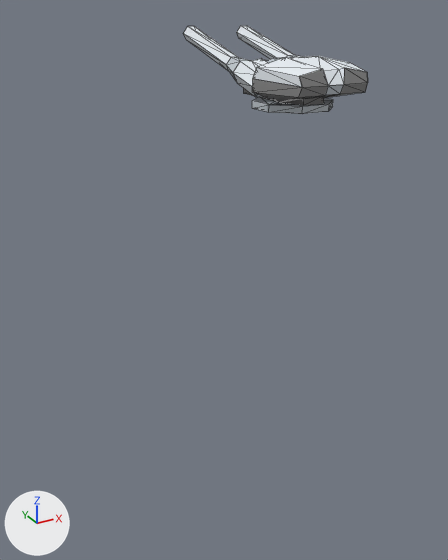
A saved change to the FBX model GameEngineTK/Assets/Cannon.FBX.
Before and after are seen from a camera (50 mm lens) standing at (-0.054, -0.0772, 0.0134) and looking at (-0.0093, 0.0042, -0.0272). Every picture has the same lights, and +X, +Y and +Z are marked at lower left. Mesh edges are drawn as thin lines. Where no turn or scale is listed for an object, it has been applied to the vertices. Vertices at the same position are counted once.

In view in the first picture: 'VIFS001', 'VIFS002', 'VIFS003'.
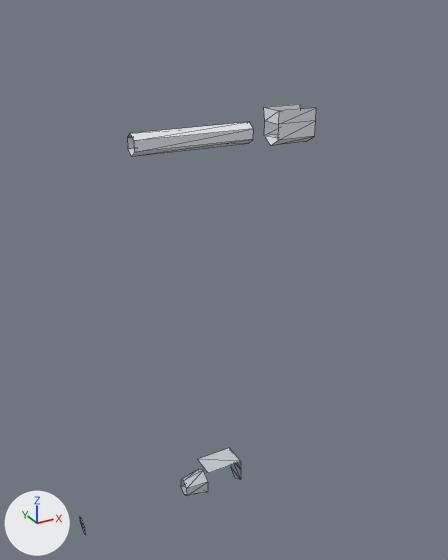
ob_v2grp001 is not drawn itself; it is the parent of ob_v2xfm001.

Boxes [x1, y1, x2, y2] around the edits, measured in the pictures (448 x 560 px; the box of a moved part takes in the faces that stretch with it):
'VIFS002', reshaped, moved, turned
    before: [184, 26, 366, 96]
    after: [127, 104, 316, 156]
'VIFS001', reshaped, moved, turned
    before: [227, 55, 343, 114]
    after: [181, 448, 241, 496]
'VIFS003', recoloured, reshaped, moved, turned
    before: [243, 68, 368, 105]
    after: [80, 517, 85, 534]
part 1 of me_mesh_002, deleted
    before: [243, 68, 368, 105]
part 2 of me_mesh_001, moved or reshaped
    before: [237, 26, 294, 59]
    after: [127, 122, 254, 156]
part 3 of me_mesh_001, moved or reshaped (not visible before)
    after: [264, 104, 316, 146]
part 4 of me_mesh_001, deleted
    before: [253, 56, 366, 87]
part 5 of me_mesh_001, deleted
    before: [233, 59, 268, 96]
part 6 of me_mesh_001, deleted
    before: [184, 26, 238, 71]
part 7 of me_mesh, moved or reshaped
    before: [287, 55, 301, 57]
    after: [181, 469, 208, 496]
part 8 of me_mesh, deleted
    before: [227, 57, 343, 114]
part 9 of me_mesh, added
    after: [198, 448, 241, 479]

Edits to the bpy script that builds the scene:
```text
Change mat_vmtl003:
    mat_vmtl003.base_color: (0.245, 0.245, 0.245) -> (0.0, 0.0, 0.0)  # grey #888888 -> black #000000
Change me_mesh_001:
    where me_mesh_001.from_pydata(...)  # 74 vertices, 74 faces; spans x -0.32..0.32, y 0.04..0.415, z -0.375..0.935
    used by ob_vifs002; parent = ob_parts_g107_1_n001; location = (0.0, 0.0, 0.0)
    me_mesh_001 part 2: the loose piece of 12 vertices spanning x -0.25..-0.15, y 0.178..0.415, z 0.334..0.935 is turned 15 degrees about the x axis through its middle and scaled by 1.18, then moved by (0.082, -0.294, 0.013)
    me_mesh_001 part 3: the loose piece of 14 vertices spanning x -0.275..-0.1, y 0.069..0.258, z -0.008..0.238 is turned 15 degrees about the x axis through its middle and scaled by 1.18, then moved by (0.084, -0.154, -0.099)
    me_mesh_001 part 4: the loose piece of 22 vertices spanning x -0.32..0.32, y 0.04..0.28, z -0.375..0.415 is deleted
    me_mesh_001 part 5: the loose piece of 14 vertices spanning x 0.1..0.275, y 0.069..0.258, z -0.008..0.238 is deleted
    me_mesh_001 part 6: the loose piece of 12 vertices spanning x 0.15..0.25, y 0.178..0.415, z 0.334..0.935 is deleted
Change me_mesh_002:
    used by ob_vifs003; parent = ob_parts_g107_1_n001; location = (0.0, 0.0, 0.0)
    remove me_mesh_002.from_pydata(...)  # 28 vertices, 32 faces; spans x -0.32..0.32, y 0.04..0.24, z -0.375..0.415
    add me_mesh_002.from_pydata(...)  # 6 vertices, 4 faces; spans x -0.177..-0.059, y -0.047..0.053, z 1.0
    me_mesh_002 part 1: 28 vertices removed from x -0.32..0.32, y 0.04..0.24, z -0.375..0.415
Change me_mesh:
    used by ob_vifs001; parent = ob_parts_g107_1_n001; location = (0.0, 0.0, 0.0)
    verts and faces of me_mesh; kept vertices keep their numbers, new ones are numbered from 74
    remove me_mesh.from_pydata(...)  # 74 vertices, 86 faces; spans x -0.32..0.32, y 0.0..0.28, z -0.375..0.415
    add me_mesh.from_pydata(...)  # 21 vertices, 19 faces; spans x -0.206..0.0, y -0.072..0.091, z -0.113..0.294
    me_mesh part 7: the loose piece of 12 vertices spanning x -0.275..-0.125, y 0.125..0.26, z 0.206..0.356 is turned 15 degrees about the x axis through its middle and scaled by 1.18, then moved by (0.082, -0.201, -0.067)
    me_mesh part 8: 7 loose pieces with 62 vertices, spanning x -0.32..0.32, y 0.0..0.28, z -0.375..0.415, are deleted
    me_mesh part 9
    add verts[74] = (0.0, -0.072, -0.112)  # pixel (240, 461)
    add verts[75] = (0.0, 0.091, -0.112)  # pixel (229, 447)
    add verts[76] = (0.0, 0.091, 0.144)  # pixel (197, 459)
    add verts[77] = (0.0, -0.072, 0.144)  # pixel (208, 473)
    add verts[78] = (-0.074, -0.072, -0.112)  # pixel (240, 469)
    add verts[79] = (-0.074, 0.077, -0.113)
    add verts[80] = (-0.163, -0.072, -0.112)  # pixel (240, 479)
    add verts[81] = (-0.206, 0.002, -0.112)  # pixel (235, 478)
    add verts[82] = (-0.163, 0.077, -0.113)  # pixel (230, 466)
    add faces += [(74, 75, 76), (74, 76, 77), (75, 78, 79), (74, 78, 75), (80, 81, 82), (79, 80, 82)]
    add faces += [(78, 80, 79)]
Change ob_vifs002:
    ob_vifs002.location: (0.0, 0.0, 0.0) -> (2.354, 0.0, -0.473)
Change ob_v2grp001:
    ob_v2grp001.location: (0.0, 0.0, 0.0) -> (-0.012, 0.0, -0.0598)
    ob_v2grp001.rotation_euler: (1.571, 0.0, 0.0) -> (0.0, 1.571, 0.0)  # degrees (90, 0, 0) -> degrees (0, 90, 0)
```
